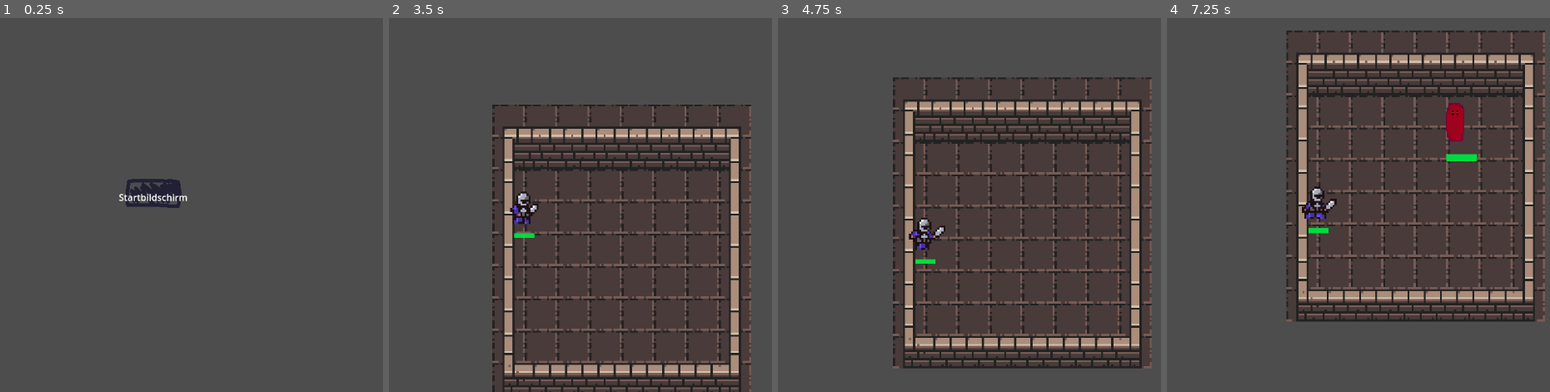
Above: before the commit, frames 1-4 (left to right).
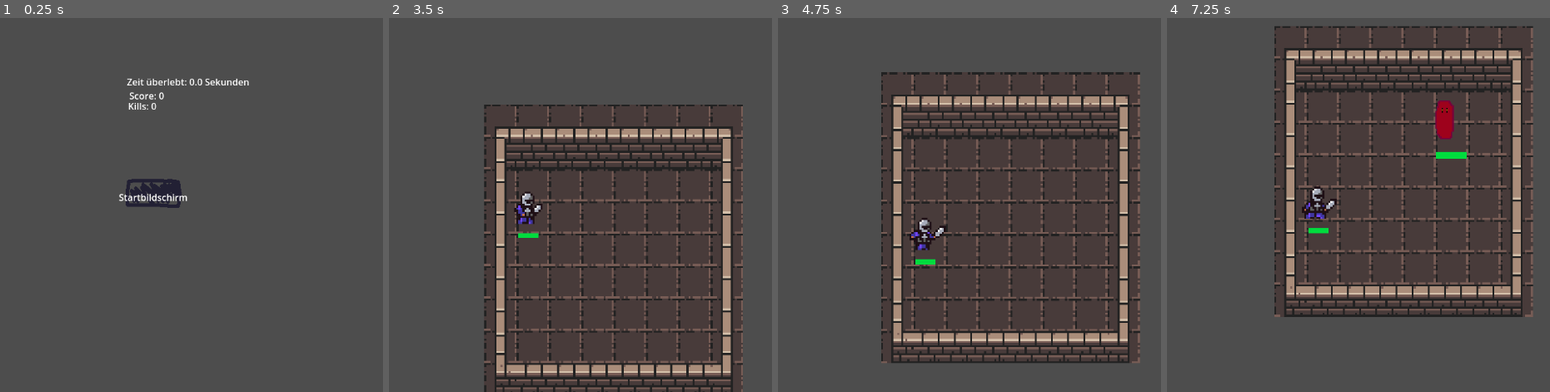
Above: after the commit, the same moments.

Repository: Lukas74m/gae_ca2
Game: Godot game, scene res://scenes/deathscreen/deathscreen.tscn
Same seed, same stepped clock (60 frames per second), same inputs: the game is played once before the commit and once after it. This scene is started directly instead of the project's main scene.
Inputs (mouse positions are in pixels of both pictures, inside the frame that each line leads up to):
- Up to frame 1 (0.25 s): no input
- Up to frame 2 (3.5 s): click "Startbildschirm" at 0.5 s; click "Spielen" at 1.25 s; move the mouse to (683, 186) at 2.02 s; hold Q (attack) 2.03-2.78 s; move the mouse to (404, 223) at 2.77 s; tap E (dash) at 2.85 s
- Up to frame 3 (4.75 s): move the mouse to (992, 122) at 3.52 s; hold Q (attack) 3.53-4.28 s; move the mouse to (892, 279) at 4.27 s; tap E (dash) at 4.35 s
- Up to frame 4 (7.25 s): move the mouse to (1515, 261) at 5.02 s; hold Q (attack) 5.03-5.78 s; move the mouse to (outside the picture) at 5.77 s; tap E (dash) at 5.85 s; move the mouse to (1350, 205) at 6.52 s; hold Q (attack) from 6.53 s (still down)

The runs differ from the first frame. In frame 1, 0.5% of the frame differs, in the area x 33-65%, y 16-25%; in frame 2, 16%; in frame 3, 26%; in frame 4, 28%, in the area x 28-99%, y 2-82%.

Commit message:
Some minor changes

Diff:
--- a/gae-ca2/scenes/deathscreen/deathscreen.tscn
+++ b/gae-ca2/scenes/deathscreen/deathscreen.tscn
@@ -52,6 +52,24 @@
 [node name="Deathscreen" type="Node2D"]
 script = ExtResource("1_d4h8k")
 
+[node name="score" type="Label" parent="."]
+offset_left = 541.0
+offset_top = 123.0
+offset_right = 581.0
+offset_bottom = 146.0
+
+[node name="time_alive" type="Label" parent="."]
+offset_left = 537.0
+offset_top = 99.0
+offset_right = 577.0
+offset_bottom = 122.0
+
+[node name="enemy_kills" type="Label" parent="."]
+offset_left = 539.0
+offset_top = 141.0
+offset_right = 579.0
+offset_bottom = 164.0
+
 [node name="TextureButton" type="TextureButton" parent="."]
 anchors_preset = 8
 anchor_left = 0.5
--- a/gae-ca2/scenes/player/Player.tscn
+++ b/gae-ca2/scenes/player/Player.tscn
@@ -200,8 +200,7 @@
 }]
 
 [sub_resource type="CapsuleShape2D" id="CapsuleShape2D_c3xxp"]
-radius = 4.0
-height = 16.0
+height = 22.0
 
 [sub_resource type="CircleShape2D" id="CircleShape2D_4kuee"]
 radius = 18.0
--- a/gae-ca2/scripts/components/playerStatsComponent/player_stats_component.gd
+++ b/gae-ca2/scripts/components/playerStatsComponent/player_stats_component.gd
@@ -9,8 +9,8 @@
 	"dash_speed": 200,
 	"movement_speed": 100,
 	"max_health": 100,
-	"krit_rate": 20,
-	"krit_damage": 20
+	"crit_rate": 0.2,
+	"crit_damage": 20
 }
 
 # additive modifiers from the player
--- a/gae-ca2/scripts/deathscreen/deathscreen.gd
+++ b/gae-ca2/scripts/deathscreen/deathscreen.gd
@@ -1,11 +1,11 @@
 extends Node2D
 
-
-# Called when the node enters the scene tree for the first time.
-func _ready() -> void:
-	pass # Replace with function body.
+@onready var time_alive_label = $time_alive
+@onready var enemy_kills_label = $enemy_kills
+@onready var score_label = $score
 
 
-# Called every frame. 'delta' is the elapsed time since the previous frame.
 func _process(delta: float) -> void:
-	pass
+	time_alive_label.text = "Zeit überlebt: %.1f Sekunden" % Global.time_alive
+	enemy_kills_label.text = "Kills: %d" % Global.kills
+	score_label.text = "Score: %d" % Global.score
--- a/gae-ca2/scripts/global.gd
+++ b/gae-ca2/scripts/global.gd
@@ -3,3 +3,15 @@
 var player
 var ProgressManager
 var shop
+
+var kills: int = 0:
+	set(value):
+		kills = value
+
+var score: int = 0:
+	set(value):
+		score = value
+
+var time_alive: int = 0:
+	set(value):
+		time_alive = value
--- a/gae-ca2/scripts/manager/enemy_manager.gd
+++ b/gae-ca2/scripts/manager/enemy_manager.gd
@@ -1,6 +1,5 @@
 extends Node
 class_name EnemyManager
-
 
 @export var enemy_configs: Array[EnemyResource]
 
@@ -11,7 +10,6 @@
 func _ready():
 	load_enemy_scenes()
 	load_enemy_resources()
-
 
 func load_enemy_scenes():
 	enemy_scenes = {
--- a/gae-ca2/scripts/player/player.gd
+++ b/gae-ca2/scripts/player/player.gd
@@ -19,7 +19,6 @@
 var attacking: bool = false
 
 func _ready() -> void:
-	#health.died.connect(die)		# Enable this later
 	health.initialize_health(get_stat("max_health"))
 	health.set_healthbar_position(global_position + Vector2(-45, -40))
 
@@ -162,4 +161,4 @@
 func _on_health_died() -> void:
 	change_state(PlayerState.DEAD)
 	await get_tree().create_timer(1.2).timeout
-	get_tree().change_scene_to_file("res://scenes/deathscreen/deathscreen.tscn")
+	get_tree().change_scene_to_file("res://scenes/deathscreen/Deathscreen.tscn")
--- a/gae-ca2/scripts/shop/shop.gd
+++ b/gae-ca2/scripts/shop/shop.gd
@@ -9,8 +9,8 @@
 var possible_upgrades = [
 	{"stat": "attack_damage", "amount": 15, "label": "+15 Angriffsschaden"},
 	{"stat": "max_health", "amount": 25, "label": "+25 Max. Leben"},
-	{"stat": "krit_rate", "amount": 15, "label": "+15 Krit-Wahrscheinlichkeit"},
-	{"stat": "krit_damage", "amount": 25, "label": "+25 Kritischer Schaden"}
+	{"stat": "crit_rate", "amount": 15, "label": "+15 Krit-Wahrscheinlichkeit"},
+	{"stat": "crit_damage", "amount": 25, "label": "+25 Kritischer Schaden"}
 ]
 
 var chosen_upgrades = []
@@ -34,7 +34,6 @@
 	#get_tree().paused = true
 
 
-
 func _on_option_1_button_pressed() -> void:
 	_apply_upgrade(0)
 
